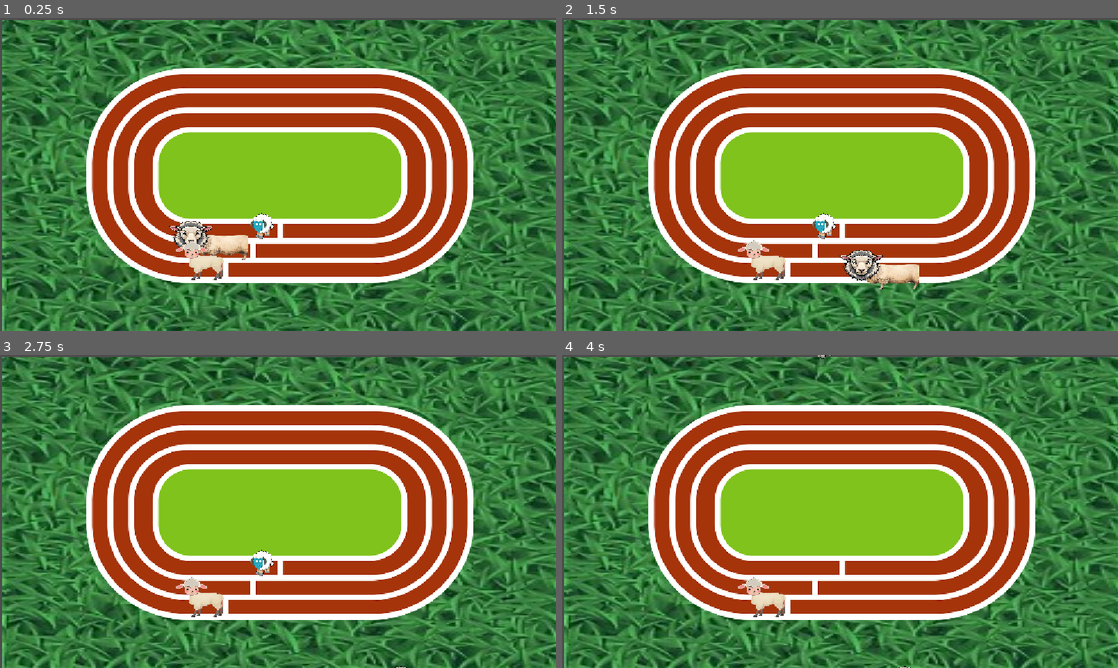
Above: before the commit, frames 1-4 (two rows, left to right).
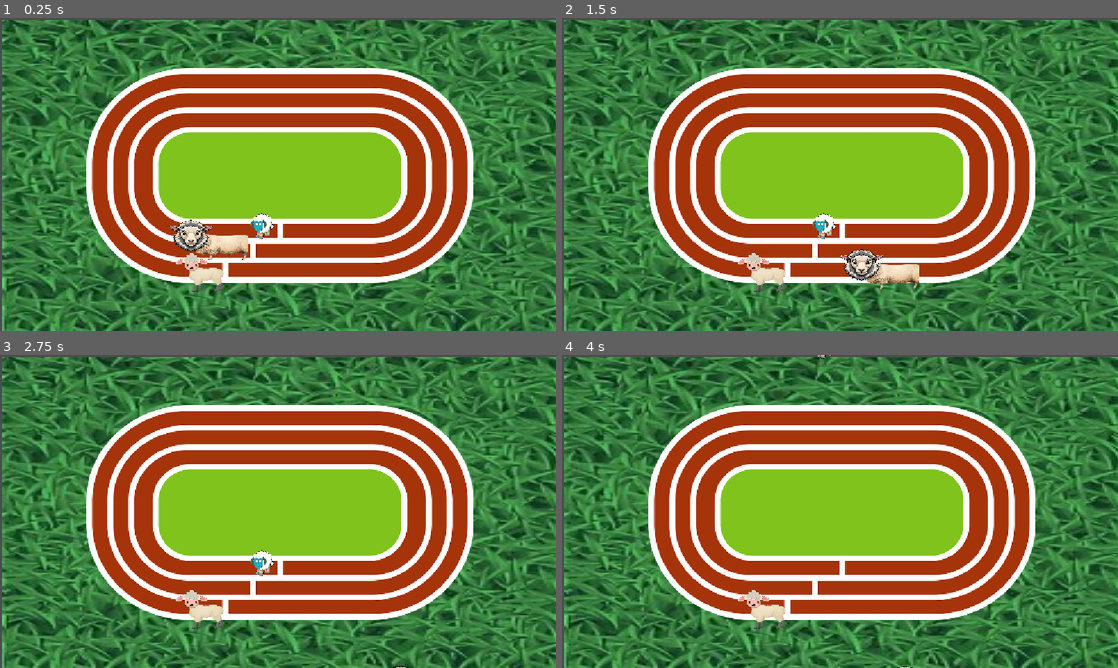
Above: after the commit, the same moments.

Repository: SiaCVerma/Sheep-Racing
Game: Godot game, scene res://SheepRacing.tscn
Same seed, same stepped clock (60 frames per second), same inputs: the game is played once before the commit and once after it.
Inputs:
- Up to frame 1 (0.25 s): no input
- Up to frame 2 (1.5 s): tap Enter at 0.5 s; hold D (right) 0.53-1.28 s; hold S (down) from 1.28 s (still down)
- Up to frame 3 (2.75 s): release S (down) at 2.03 s; hold D (right) from 2.03 s (still down)
- Up to frame 4 (4 s): tap Space at 2.75 s; release D (right) at 2.78 s; hold Up (ui_up) 2.78-3.53 s; hold A (left) from 3.53 s (still down)

The runs differ from the first frame. In frame 1, 0.9% of the frame differs, in the area x 30-45%, y 64-88%; in frame 2, 0.9%, in the area x 31-65%, y 70-88%; in frame 3, 0.7%; in frame 4, 0.7%.

Commit message:
Update SheepRacing.tscn

Diff:
--- a/sheep-racing/SheepRacing.tscn
+++ b/sheep-racing/SheepRacing.tscn
@@ -18,7 +18,13 @@
 
 [sub_resource type="GDScript" id="GDScript_appnl"]
 
+[sub_resource type="RectangleShape2D" id="RectangleShape2D_6dkih"]
+size = Vector2(161, 72)
+
 [sub_resource type="GDScript" id="GDScript_eno16"]
+
+[sub_resource type="RectangleShape2D" id="RectangleShape2D_eno16"]
+size = Vector2(114.5, 70)
 
 [node name="Background" type="Node2D" unique_id=953697776]
 position = Vector2(21, 14)
@@ -72,6 +78,8 @@
 texture = ExtResource("7_snn4q")
 
 [node name="Sheep2Collision" type="CollisionShape2D" parent="Sheep 2" unique_id=1971860484]
+position = Vector2(410.5, 445)
+shape = SubResource("RectangleShape2D_6dkih")
 
 [node name="Sheep 3" type="CharacterBody2D" parent="." unique_id=1614356314]
 script = ExtResource("10_4rsva")
@@ -87,6 +95,8 @@
 texture = ExtResource("10_6dkih")
 
 [node name="Sheep3Collision" type="CollisionShape2D" parent="Sheep 3" unique_id=380219906]
+position = Vector2(400.25, 490)
+shape = SubResource("RectangleShape2D_eno16")
 
 [node name="RestartNode" type="Node2D" parent="." unique_id=1838893094]
 position = Vector2(483, 469)
